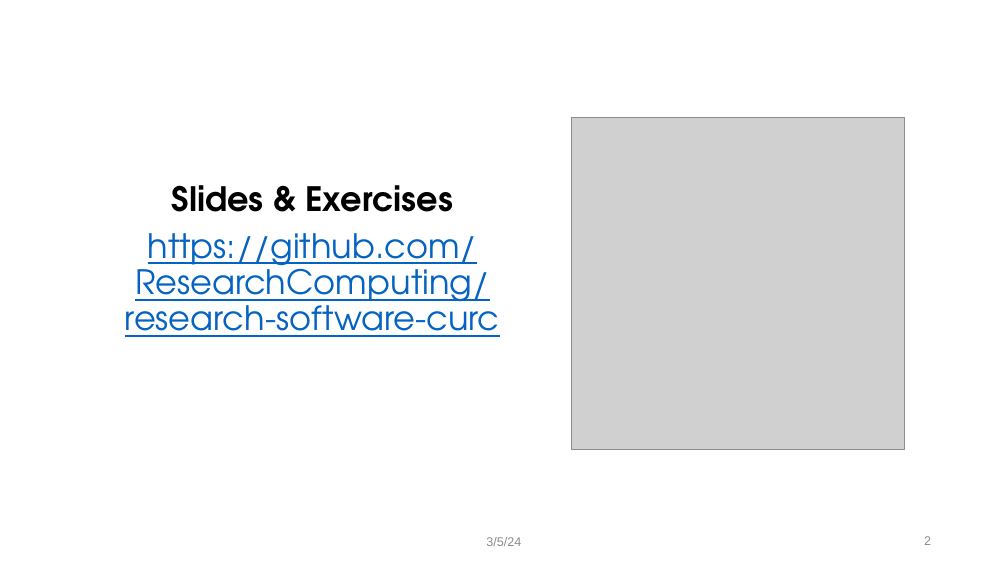
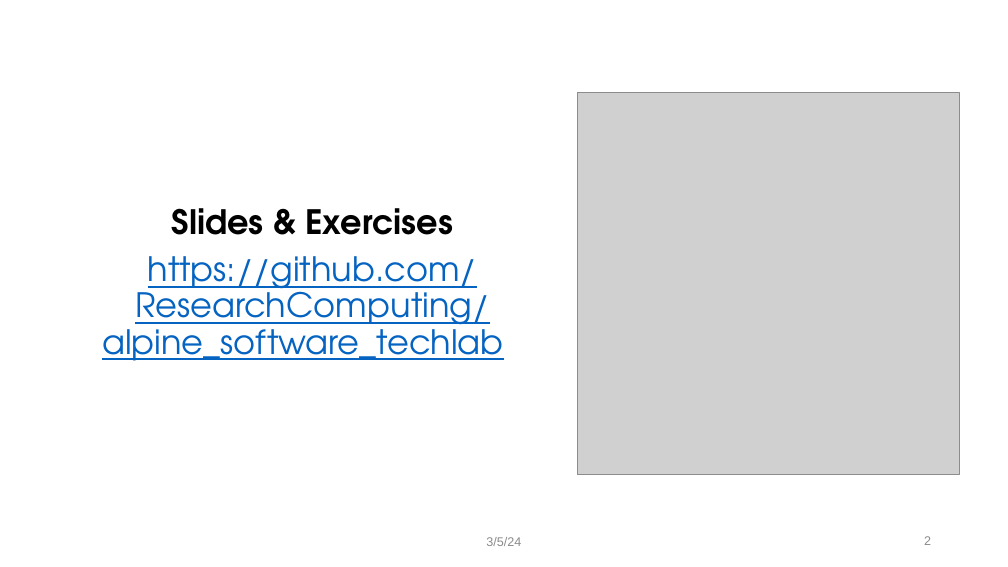
Before and after one commit to ResearchComputing/alpine_software_techlab, a slide deck: slide 2 of alpine_software_techlab.pptx. Drawn at 1008x567 pixels with LibreOffice and Linux fonts; fonts in the diff are those of the drawing; grey boxes stand for pictures; background and template pictures are left out. Boxes give left, top, right and bottom in pixels: in the first picture for what was removed or moved away, otherwise in the second. Text is boxed around its words. In the diff, an @@ line names an element or a change of style, - is before the commit and + after.

```diff
--- a/alpine_software_techlab.pptx
+++ b/alpine_software_techlab.pptx
@@ picture: place and size @@
-picture at [572, 117, 904, 450]
+picture at [578, 93, 960, 475]
@@ text at [102, 256, 504, 361]: text changed @@
-https://github.com/ResearchComputing/research-software-curc
+https://github.com/ResearchComputing/alpine_software_techlab
```
Also in this commit, not shown: 6 other slides changed, 2 slides added, 3 other files.
